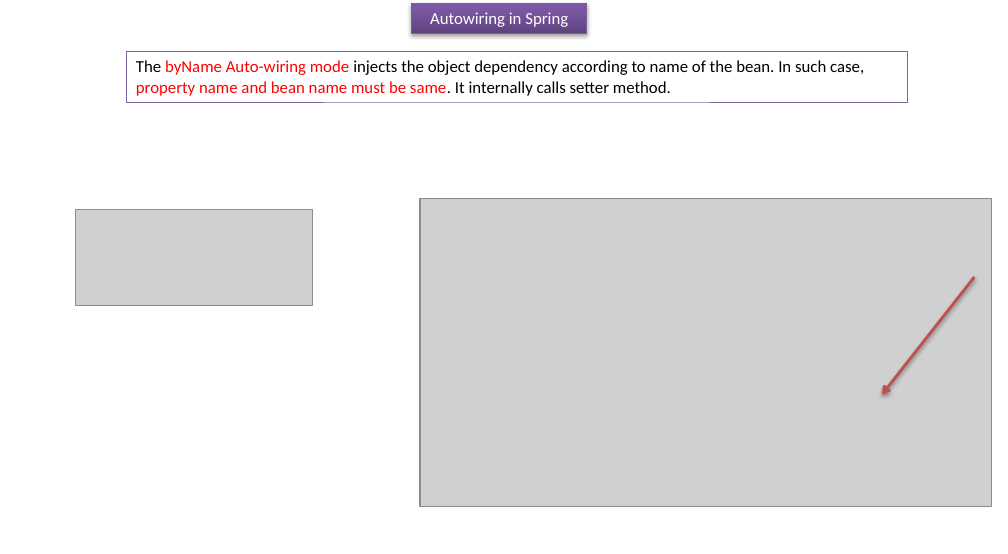
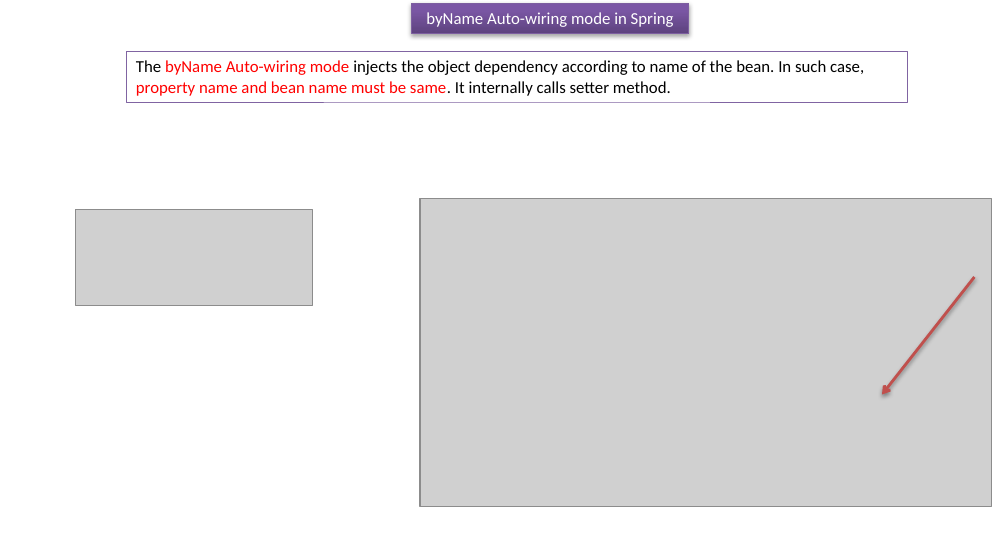
Before and after one commit to ramram43210/javaee, a slide deck: slide 1 of Later/Spring/4_Dependency_Injection/30/Autowiring in Spring_byName.pptx. Drawn at 1008x554 pixels with LibreOffice and Linux fonts; fonts in the diff are those of the drawing; grey boxes stand for pictures. Boxes give left, top, right and bottom in pixels: in the first picture for what was removed or moved away, otherwise in the second. Text is boxed around its words. In the diff, an @@ line names an element or a change of style, - is before the commit and + after.

```diff
--- a/Later/Spring/4_Dependency_Injection/30/Autowiring in Spring_byName.pptx
+++ b/Later/Spring/4_Dependency_Injection/30/Autowiring in Spring_byName.pptx
@@ rectangle "byName Auto-wiring mode in Spring": place and size @@
-rectangle "byName Auto-wiring mode in Spring" at [411,3,587,33]
+rectangle "byName Auto-wiring mode in Spring" at [411,3,688,33]
@@ text in rectangle at [426,12,674,27]: text changed @@
-Autowiring in Spring
+byName Auto-wiring mode in Spring
```
Also in this commit, not shown: 17 other files.
